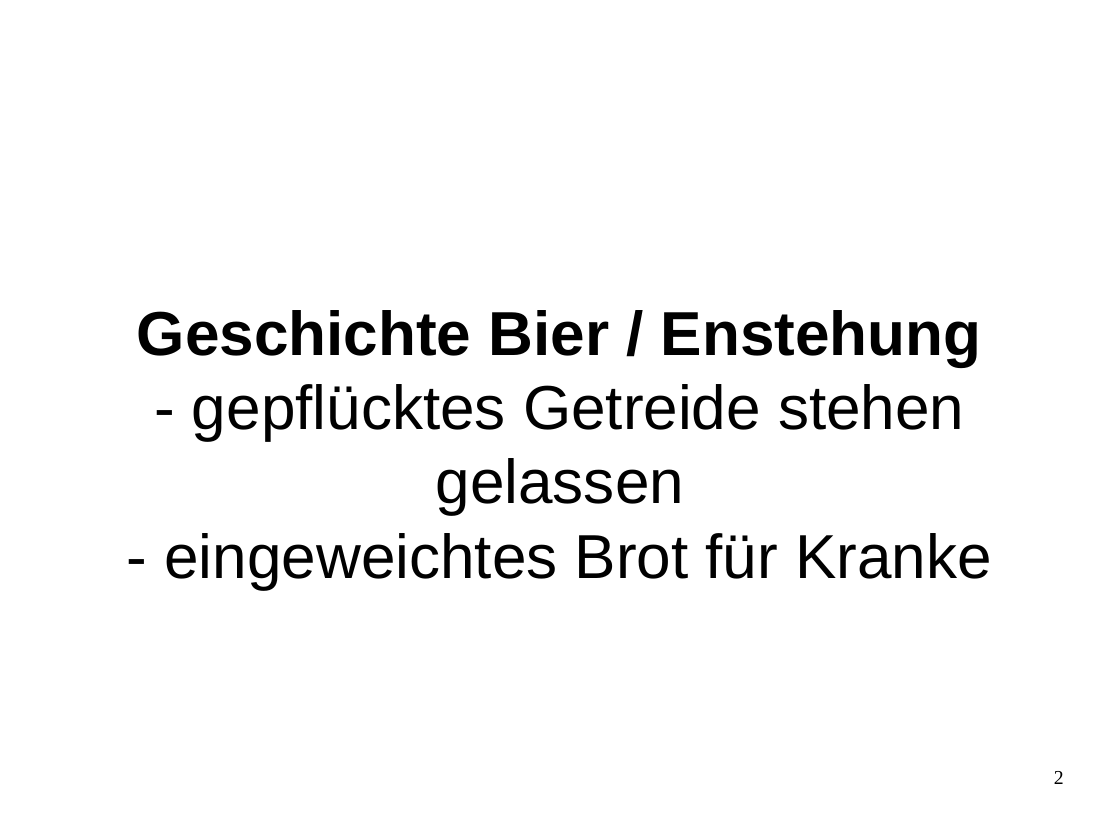
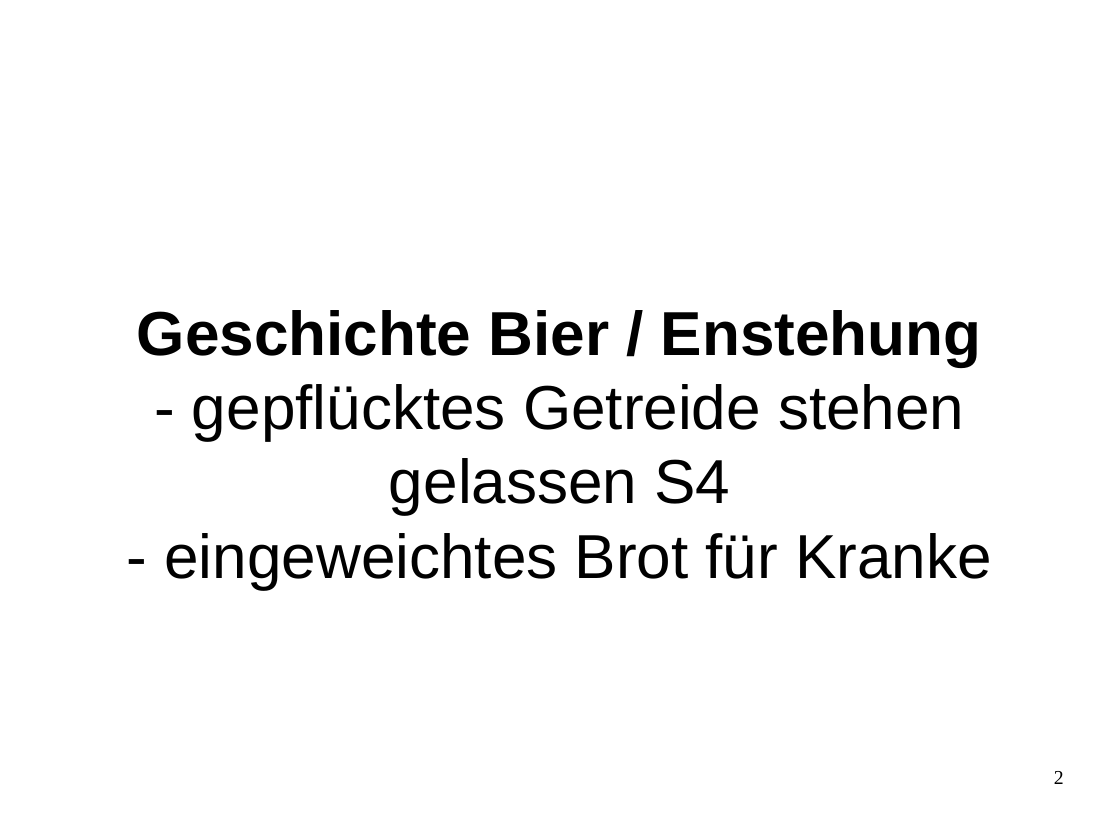
Before and after one commit to sky4walk/documents, a slide deck: slide 2 of Zwieselbrau-Brauseminar-Handkarten.odp. Drawn at 1120x840 pixels with LibreOffice and Linux fonts; fonts in the diff are those of the drawing. Boxes give left, top, right and bottom in pixels: in the first picture for what was removed or moved away, otherwise in the second. Text is boxed around its words. In the diff, an @@ line names an element or a change of style, - is before the commit and + after.

```diff
--- a/Zwieselbrau-Brauseminar-Handkarten.odp
+++ b/Zwieselbrau-Brauseminar-Handkarten.odp
@@ title at (x1=137, y1=310, x2=992, y2=589): text changed @@
-Geschichte Bier / Enstehung
-- gepflücktes Getreide stehen gelassen
-- eingeweichtes Brot für Kranke
+Geschichte Bier / Enstehung
+- gepflücktes Getreide stehen gelassen S4
+- eingeweichtes Brot für Kranke
```
Also in this commit, not shown: 10 other slides changed, 1 other file.
